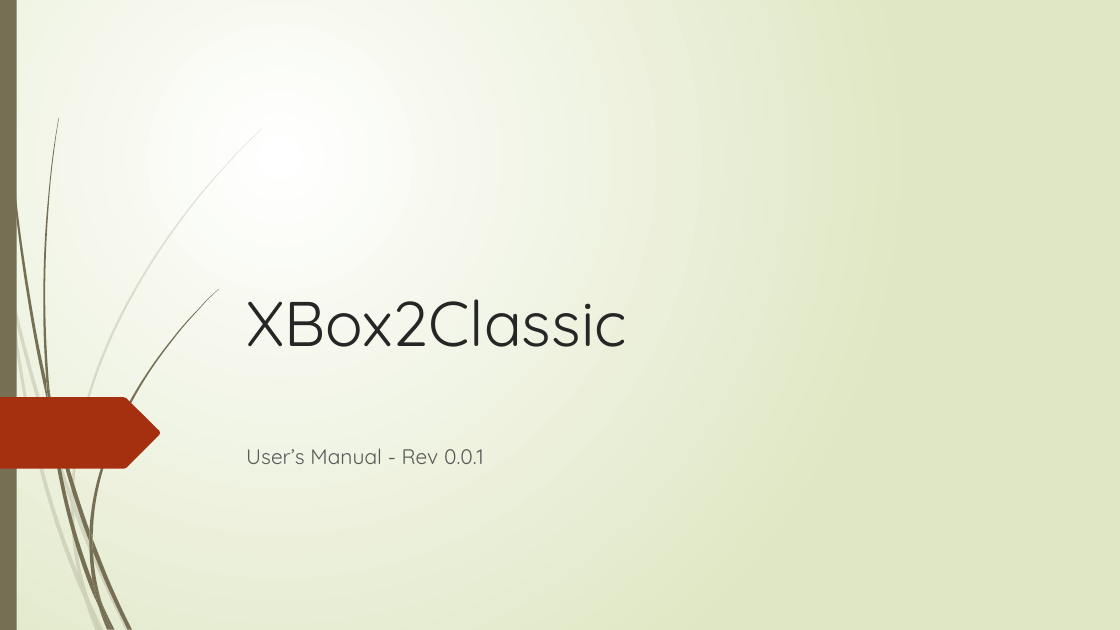
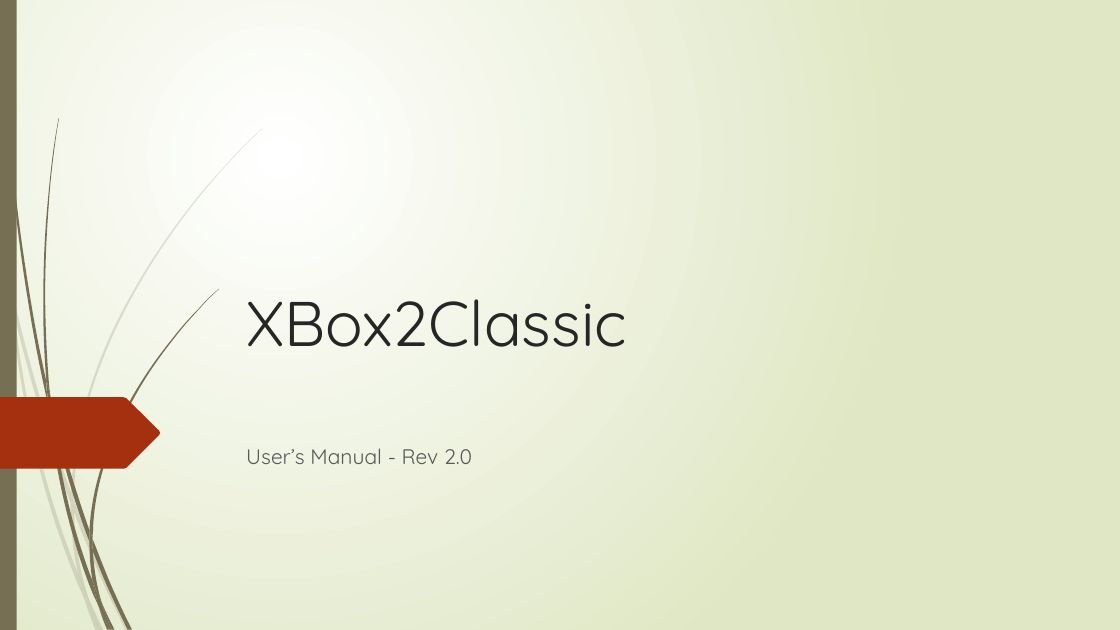
Before and after one commit to 110-kenichi/XBOX2Classic, a slide deck: slide 1 of XBOX2Classic/Manual.pptx. Drawn at 1120x630 pixels with LibreOffice and Linux fonts; fonts in the diff are those of the drawing. Boxes give left, top, right and bottom in pixels: in the first picture for what was removed or moved away, otherwise in the second. Text is boxed around its words. In the diff, an @@ line names an element or a change of style, - is before the commit and + after.

Commit message:
Updated man

```diff
--- a/XBOX2Classic/Manual.pptx
+++ b/XBOX2Classic/Manual.pptx
@@ subtitle at [246, 448, 472, 464]: text changed @@
-User’s Manual - Rev 0.0.1
+User’s Manual - Rev 2.0
```
Also in this commit, not shown: 1 other slide changed.
